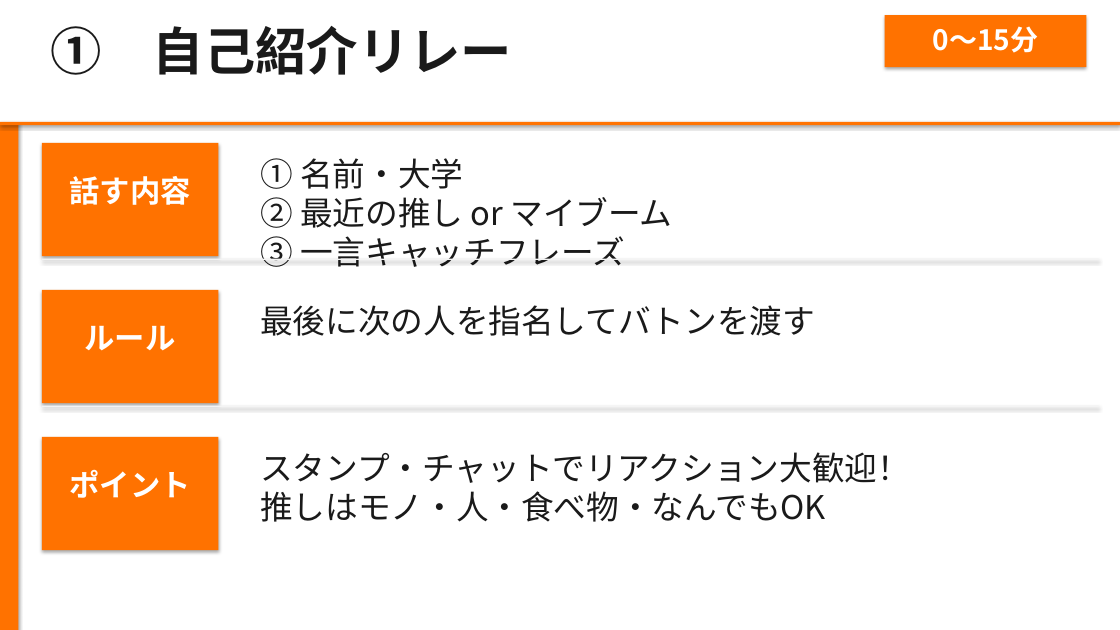
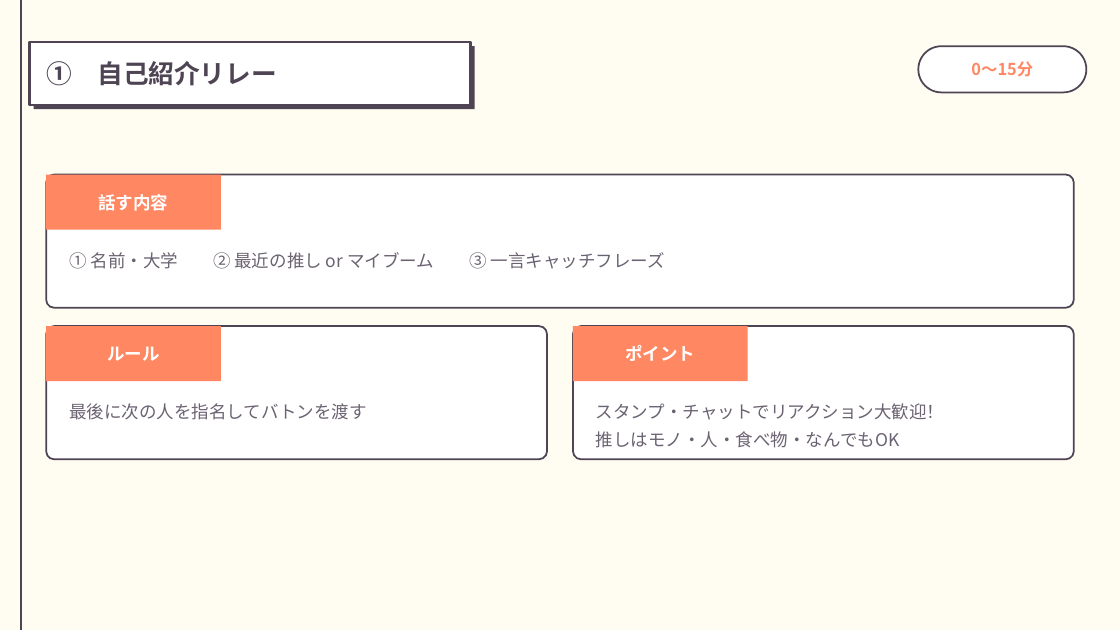
Before and after one commit to syoukaku007-star/daiki, a slide deck: slide 4 of 6月顔合わせ_コンテンツ概要スライド_オレンジ版.pptx. Drawn at 1120x630 pixels with LibreOffice and Linux fonts; fonts in the diff are those of the drawing. Boxes give left, top, right and bottom in pixels: in the first picture for what was removed or moved away, otherwise in the second. Text is boxed around its words. In the diff, an @@ line names an element or a change of style, - is before the commit and + after.

```diff
--- a/6月顔合わせ_コンテンツ概要スライド_オレンジ版.pptx
+++ b/6月顔合わせ_コンテンツ概要スライド_オレンジ版.pptx
@@ rectangle at bbox=[0, 0, 1120, 630]: fill #FFFFFF to #FFFCF2; shadow off @@
@@ rectangle removed at bbox=[0, 0, 18, 630] @@
@@ line added from (21, 0) to (21, 630), #4E4454 1 pt @@
@@ rectangle: place and size @@
-rectangle at bbox=[0, 122, 1120, 125]
+rectangle at bbox=[29, 42, 471, 105]
@@ rectangle at bbox=[29, 42, 471, 105]: fill #FF7200 to #FFFFFF; outline none to #4E4454 2.25 pt; shadow off @@
@@ rectangle: place and size @@
-rectangle at bbox=[0, 0, 1120, 122]
+rectangle at bbox=[34, 46, 475, 109]
@@ rectangle at bbox=[34, 46, 475, 109]: fill #FFFFFF to #4E4454; shadow off @@
@@ text "① 自己紹介リレー": place and size @@
-text "① 自己紹介リレー" at bbox=[50, 26, 512, 75]
+text "① 自己紹介リレー" at bbox=[46, 61, 276, 86]
@@ text "① 自己紹介リレー" at bbox=[46, 61, 276, 86]: size 44 to 22 pt, text colour #1A1A1A to #4E4454; vertical alignment top to middle @@
@@ text "0〜15分": place and size @@
-text "0〜15分" at bbox=[933, 26, 1039, 53]
+text "0〜15分" at bbox=[971, 61, 1033, 77]
@@ text "0〜15分" at bbox=[971, 61, 1033, 77]: size 24 to 14 pt, text colour #FFFFFF to #FF8762; vertical alignment top to middle @@
@@ rounded rectangle: place and size @@
-rounded rectangle at bbox=[885, 15, 1086, 67]
+rounded rectangle at bbox=[918, 46, 1086, 92]
@@ rounded rectangle at bbox=[918, 46, 1086, 92]: rectangle to rounded rectangle; fill #FF7200 to #FFFFFF; outline none to #4E4454 1.5 pt; shadow off @@
@@ rectangle removed at bbox=[42, 143, 218, 256] @@
@@ text "話す内容": place and size @@
-text "話す内容" at bbox=[69, 176, 190, 205]
+text "話す内容" at bbox=[98, 194, 168, 211]
@@ rounded rectangle added at bbox=[46, 175, 1074, 308], fill #FFFFFF, outline #4E4454 1.5 pt @@
@@ rounded rectangle added at bbox=[46, 175, 221, 230], fill #FF8762 @@
@@ rectangle removed at bbox=[42, 259, 1099, 260] @@
@@ text "① 名前・大学 ② 最近の推し or ...": place and size @@
-text "① 名前・大学 ② 最近の推し or ..." at bbox=[260, 158, 672, 267]
+text "① 名前・大学 ② 最近の推し or ..." at bbox=[69, 252, 665, 269]
@@ text "① 名前・大学 ② 最近の推し or ..." at bbox=[69, 252, 665, 269]: size 28 to 15 pt, text colour #1A1A1A to #6B6272; line spacing 1 to 1.3 @@
@@ rectangle removed at bbox=[42, 290, 218, 403] @@
@@ text "ルール": place and size @@
-text "ルール" at bbox=[85, 325, 176, 351]
+text "ルール" at bbox=[107, 346, 159, 361]
@@ rounded rectangle added at bbox=[46, 326, 547, 460], fill #FFFFFF, outline #4E4454 1.5 pt @@
@@ rounded rectangle added at bbox=[46, 326, 221, 381], fill #FF8762 @@
@@ size 26 to 15 pt; vertical alignment top to middle in 3 elements at bbox=[98, 194, 168, 211], bbox=[107, 346, 159, 361], bbox=[625, 345, 695, 361] @@
@@ text "ポイント": place and size @@
-text "ポイント" at bbox=[69, 469, 190, 498]
+text "ポイント" at bbox=[625, 345, 695, 361]
@@ rounded rectangle added at bbox=[573, 326, 1074, 460], fill #FFFFFF, outline #4E4454 1.5 pt @@
@@ rounded rectangle added at bbox=[573, 326, 748, 381], fill #FF8762 @@
@@ rectangle removed at bbox=[42, 406, 1099, 407] @@
@@ text "最後に次の人を指名してバトンを渡す" at bbox=[69, 403, 366, 420]: size 28 to 15 pt, text colour #1A1A1A to #6B6272; line spacing 1 to 1.3 @@
@@ text "最後に次の人を指名してバトンを渡す": place and size @@
-text "最後に次の人を指名してバトンを渡す" at bbox=[260, 305, 815, 336]
+text "最後に次の人を指名してバトンを渡す" at bbox=[69, 403, 366, 420]
@@ text at bbox=[596, 403, 944, 448]: text changed; size 28 to 15 pt; text colour #1A1A1A to #6B6272 @@
-スタンプ・チャットでリアクション大歓迎！
-推しはモノ・人・食べ物・なんでもOK
+スタンプ・チャットでリアクション大歓迎！
+推しはモノ・人・食べ物・なんでもOK
@@ rectangle removed at bbox=[42, 437, 218, 550] @@
```
Also in this commit, not shown: 7 other slides changed.
